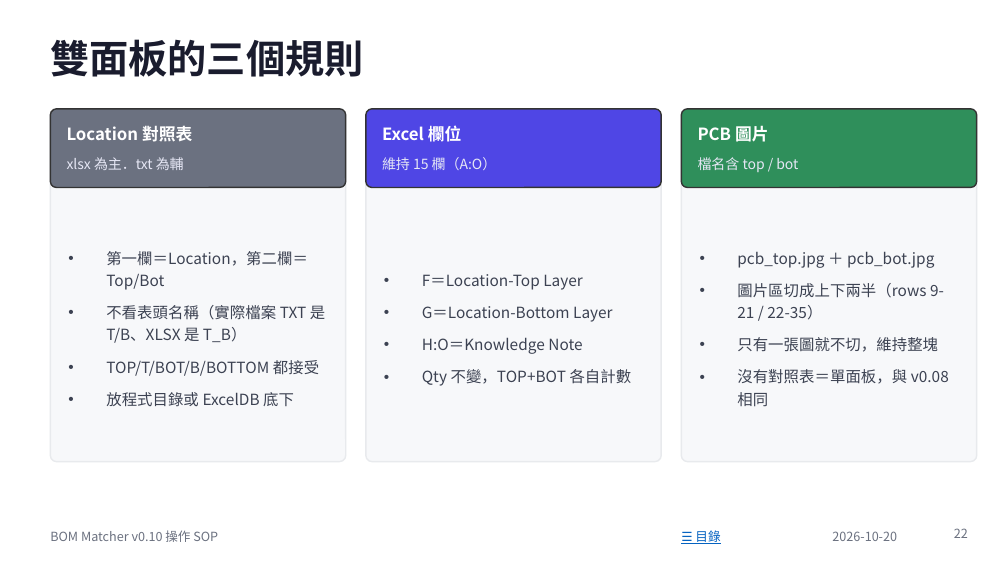
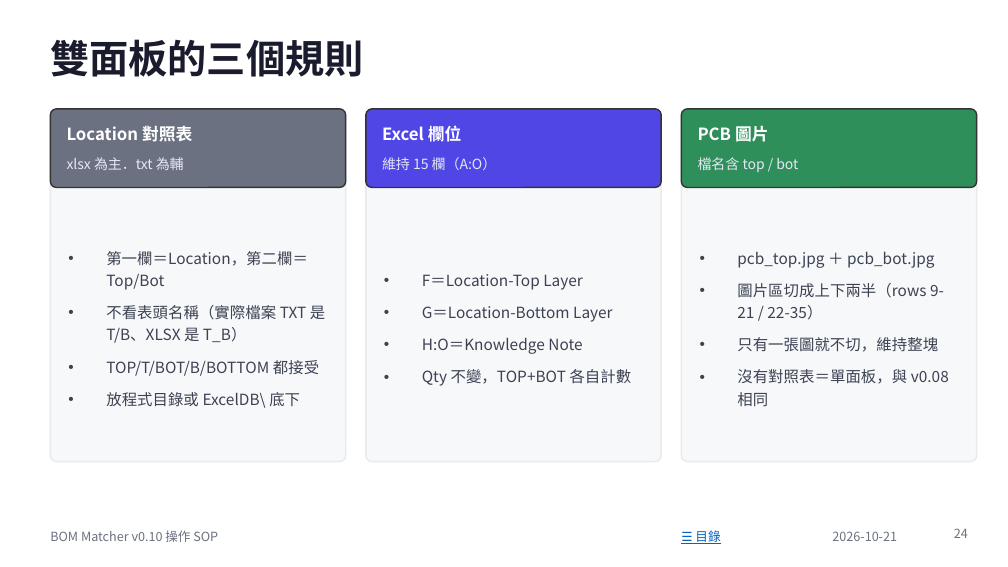
Before and after one commit to jenhochen/AI_BOM, a slide deck: slide 24 of docs/BOM_Matcher_v0.10_操作SOP.pptx (slide 22 before the commit). Drawn at 1008x567 pixels with LibreOffice and Linux fonts; fonts in the diff are those of the drawing. Boxes give left, top, right and bottom in pixels: in the first picture for what was removed or moved away, otherwise in the second. Text is boxed around its words. In the diff, an @@ line names an element or a change of style, - is before the commit and + after.

```diff
--- a/docs/BOM_Matcher_v0.10_操作SOP.pptx
+++ b/docs/BOM_Matcher_v0.10_操作SOP.pptx
@@ text at box(106, 392, 300, 408): text changed @@
-• 放程式目錄或 ExcelDB 底下
+• 放程式目錄或 ExcelDB\ 底下
@@ text at box(832, 531, 897, 541): text changed @@
-2026-10-20
+2026-10-21
@@ page number at box(954, 528, 968, 538): text changed @@
-22
+24
```
Also in this commit, not shown: 22 other slides changed, 2 slides added, 21 other files.
